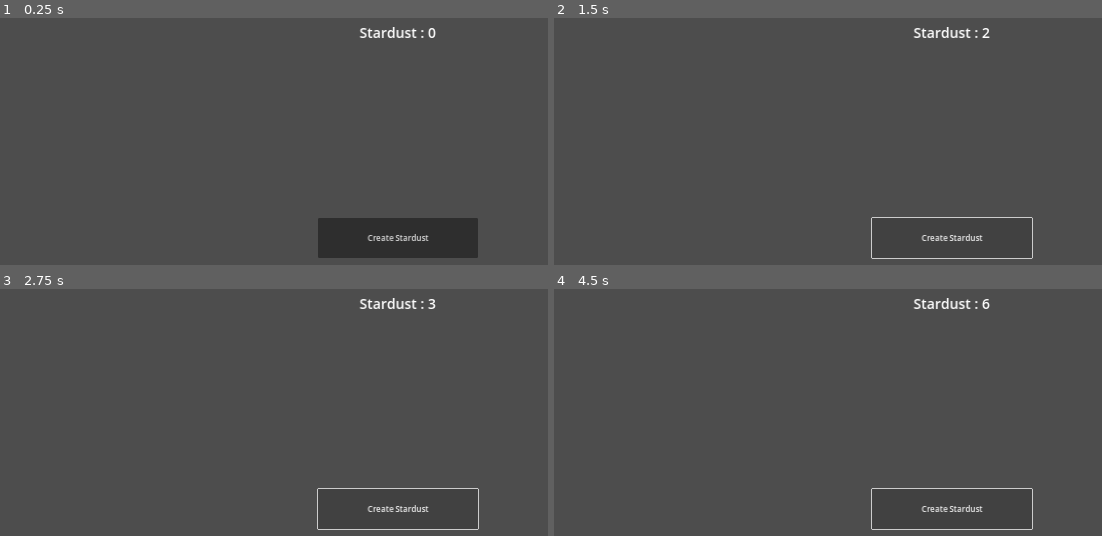
Above: before the commit, frames 1-4 (two rows, left to right).
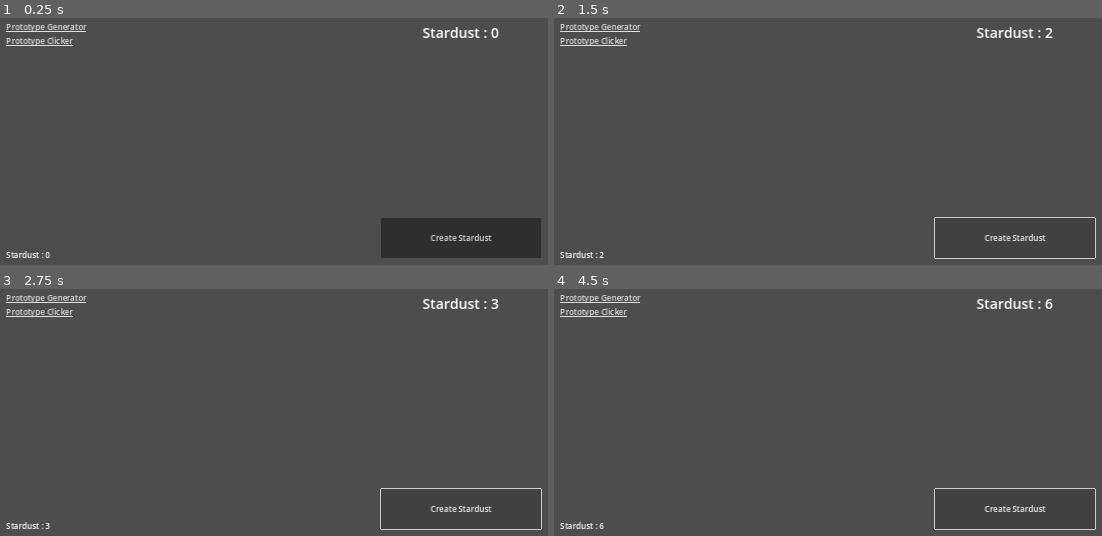
Above: after the commit, the same moments.

Repository: TheSiggs/Stardust
Game: Godot game, scene res://scenes/game/game.tscn
The game is run twice, just before and just after one commit, with the same random seed, the same clock (stepped at 60 frames per second) and the same inputs. Before the commit the project starts from res://scenes/prototypes/clicker/prototype_clicker.tscn.
Inputs:
- Up to frame 1 (0.25 s): no input
- Up to frame 2 (1.5 s): click "Create Stardust" at 0.5 s; click "Create Stardust" at 1.25 s
- Up to frame 3 (2.75 s): click "Create Stardust" at 2 s
- Up to frame 4 (4.5 s): tap Enter at 2.75, 4.25 s; tap Space at 3.5 s

The runs differ from the first frame. In frame 1, 5.2% of the frame differs, in the area x 1-99%, y 2-98%; in frame 2, 1.9%; in frame 3, 1.9%; in frame 4, 1.9%.

Commit message:
Added handlers to control the different assets on the screen allowing for easier maniputation

Diff:
--- a/project.godot
+++ b/project.godot
@@ -11,7 +11,7 @@
 [application]
 
 config/name="stardust"
-run/main_scene="res://scenes/prototypes/clicker/prototype_clicker.tscn"
+run/main_scene="res://scenes/game/game.tscn"
 config/features=PackedStringArray("4.2", "Forward Plus")
 config/icon="res://icon.svg"
 
--- /dev/null
+++ b/scenes/game/game.gd
@@ -0,0 +1,23 @@
+class_name Game
+extends Node
+## Main game node
+
+## Singleton reference
+static var ref : Game
+
+## Game data
+var data  : Data
+
+## Singleton check
+func _singleton_check():
+	if not ref:
+		ref = self
+
+		return
+	queue_free()
+
+
+## Game initialization
+func _enter_tree() -> void:
+	_singleton_check()
+	data = Data.new()
--- /dev/null
+++ b/scenes/game/game.tscn
@@ -0,0 +1,15 @@
+[gd_scene load_steps=4 format=3 uid="uid://70bdm4hwnxyp"]
+
+[ext_resource type="Script" path="res://scenes/game/game.gd" id="1_58fwo"]
+[ext_resource type="Script" path="res://scripts/handlers/handler_stardust.gd" id="2_huqmh"]
+[ext_resource type="PackedScene" uid="uid://cyxyg16mba6d2" path="res://scenes/prototypes/user_interface/user_interface.tscn" id="2_jwlu4"]
+
+[node name="Game" type="Node"]
+script = ExtResource("1_58fwo")
+
+[node name="Handlers" type="Node" parent="."]
+
+[node name="Stardust" type="Node" parent="Handlers"]
+script = ExtResource("2_huqmh")
+
+[node name="UserInterface" parent="." instance=ExtResource("2_jwlu4")]
--- a/scenes/prototypes/clicker/prototype_clicker.gd
+++ b/scenes/prototypes/clicker/prototype_clicker.gd
@@ -2,15 +2,17 @@
 extends Control
 ## A clicker prototype create stardust
 
-## Reference to label
-@export var label : Label
 
-## Stardust
-var stardust : int = 0
+## View Reference
+@export var view : UserInterface.Views
+## Reference UI
+@export var user_interface : UserInterface
+
 
 ## Initilize label
 func _ready() -> void:
-	update_label_text()
+	visible = true
+	user_interface.navigation_requested.connect(_on_navigation_request)
 
 ## Update stardust label on click
 func _on_button_pressed():
@@ -18,9 +20,13 @@
 
 ## Add stardust count
 func create_stardust() -> void:
-	stardust += 1
-	update_label_text()
+	HandlerStardust.ref.create_stardust(1)
 
-## Update Label
-func update_label_text() -> void:
-	label.text = "Stardust : %s" % stardust
+
+## Watch for nav requests
+func _on_navigation_request(requested_view : UserInterface.Views) -> void:
+	if requested_view == view:
+		visible = true
+		return
+
+	visible = false
--- a/scenes/prototypes/clicker/prototype_clicker.tscn
+++ b/scenes/prototypes/clicker/prototype_clicker.tscn
@@ -1,8 +1,9 @@
-[gd_scene load_steps=2 format=3 uid="uid://fa05dr7um1hy"]
+[gd_scene load_steps=3 format=3 uid="uid://fa05dr7um1hy"]
 
 [ext_resource type="Script" path="res://scenes/prototypes/clicker/prototype_clicker.gd" id="1_yxl8m"]
+[ext_resource type="Script" path="res://scenes/prototypes/user_interface/startdust_label.gd" id="2_hw51p"]
 
-[node name="PrototypeClicker" type="Control" node_paths=PackedStringArray("label")]
+[node name="PrototypeClicker" type="Control"]
 layout_mode = 3
 anchors_preset = 15
 anchor_right = 1.0
@@ -10,7 +11,7 @@
 grow_horizontal = 2
 grow_vertical = 2
 script = ExtResource("1_yxl8m")
-label = NodePath("Label")
+view = 1
 
 [node name="Label" type="Label" parent="."]
 custom_minimum_size = Vector2(0, 80)
@@ -23,6 +24,7 @@
 text = "Stardust  : <value>"
 horizontal_alignment = 1
 vertical_alignment = 1
+script = ExtResource("2_hw51p")
 
 [node name="Button" type="Button" parent="."]
 custom_minimum_size = Vector2(320, 80)
--- a/scenes/prototypes/generator/prototype_generator.gd
+++ b/scenes/prototypes/generator/prototype_generator.gd
@@ -2,19 +2,23 @@
 extends Control
 ## Generator prototype generating stardust every second
 
-## Reference to label
-@export var label : Label
+
 ## Refernece to timer
 @export var timer : Timer
 ## Reference to button
 @export var button : Button
+## View Reference
+@export var view : UserInterface.Views
+## Reference UI
+@export var user_interface : UserInterface
 
-## stardust
-var stardust : int
 
 ## initialize label
 func _ready() -> void:
-	update_label_text()
+	visible = false
+
+	user_interface.navigation_requested.connect(_on_navigation_request)
+
 
 ## start timer and disable button on press
 func start_generating_stardust() -> void:
@@ -23,12 +27,8 @@
 
 ## increment stardust
 func create_stardust() -> void:
-	stardust += 1
-	update_label_text()
+	HandlerStardust.ref.create_stardust(1)
 
-## Set label
-func update_label_text() -> void:
-	label.text = "Stardust : %s" % stardust
 
 ## Trigers stardust generation
 func _on_button_pressed():
@@ -37,3 +37,11 @@
 ## Triggers stardust increment
 func _on_timer_timeout():
 	create_stardust()
+
+## Watch for nav requests
+func _on_navigation_request(requested_view : UserInterface.Views) -> void:
+	if requested_view == view:
+		visible = true
+		return
+
+	visible = false
--- a/scenes/prototypes/generator/prototype_generator.tscn
+++ b/scenes/prototypes/generator/prototype_generator.tscn
@@ -1,8 +1,9 @@
-[gd_scene load_steps=2 format=3 uid="uid://b28eqclkc54u4"]
+[gd_scene load_steps=3 format=3 uid="uid://b28eqclkc54u4"]
 
 [ext_resource type="Script" path="res://scenes/prototypes/generator/prototype_generator.gd" id="1_fu1ew"]
+[ext_resource type="Script" path="res://scenes/prototypes/user_interface/startdust_label.gd" id="2_ounad"]
 
-[node name="PrototypeGenerator" type="Control" node_paths=PackedStringArray("label", "timer", "button")]
+[node name="PrototypeGenerator" type="Control" node_paths=PackedStringArray("timer", "button")]
 layout_mode = 3
 anchors_preset = 15
 anchor_right = 1.0
@@ -10,7 +11,6 @@
 grow_horizontal = 2
 grow_vertical = 2
 script = ExtResource("1_fu1ew")
-label = NodePath("Label")
 timer = NodePath("Timer")
 button = NodePath("Button")
 
@@ -25,6 +25,7 @@
 text = "Stardust  : <value>"
 horizontal_alignment = 1
 vertical_alignment = 1
+script = ExtResource("2_ounad")
 
 [node name="Button" type="Button" parent="."]
 custom_minimum_size = Vector2(320, 80)
--- /dev/null
+++ b/scenes/prototypes/user_interface/startdust_label.gd
@@ -0,0 +1,13 @@
+class_name LabelStardust
+extends Label
+## Displays the current amount of Stardust
+
+## Connect signals
+func _ready() -> void:
+	update_text()
+	HandlerStardust.ref.stardust_created.connect(update_text)
+	HandlerStardust.ref.stardust_consumed.connect(update_text)
+
+## Updates stardust text
+func update_text(_qty : int = -1) -> void:
+	text = "Stardust : %s" % HandlerStardust.ref.get_stardust()
--- /dev/null
+++ b/scenes/prototypes/user_interface/user_interface.gd
@@ -0,0 +1,21 @@
+class_name UserInterface
+extends Control
+## Main class controlling the UI
+
+## list of views
+enum Views {
+	PROTOTYPE_GENERATOR,
+	PROTOTYPE_CLICKER
+}
+
+## Emitted when something requests the nav.
+signal navigation_requested(view : Views)
+
+
+## Trigered when prototype generator is ui link is clicked
+func _on_prototype_generator_link_pressed():
+	navigation_requested.emit(Views.PROTOTYPE_GENERATOR)
+
+## Trigered when prototype clicker is ui link is clicked
+func _on_prototype_clicker_link_pressed():
+	navigation_requested.emit(Views.PROTOTYPE_CLICKER)
--- a/scenes/prototypes/user_interface/user_interface.tscn
+++ b/scenes/prototypes/user_interface/user_interface.tscn
@@ -1,6 +1,9 @@
-[gd_scene load_steps=2 format=3 uid="uid://cyxyg16mba6d2"]
+[gd_scene load_steps=5 format=3 uid="uid://cyxyg16mba6d2"]
 
 [ext_resource type="PackedScene" uid="uid://b28eqclkc54u4" path="res://scenes/prototypes/generator/prototype_generator.tscn" id="1_ig4xk"]
+[ext_resource type="Script" path="res://scenes/prototypes/user_interface/user_interface.gd" id="1_ydm26"]
+[ext_resource type="Script" path="res://scenes/prototypes/user_interface/startdust_label.gd" id="2_u5mx8"]
+[ext_resource type="PackedScene" uid="uid://fa05dr7um1hy" path="res://scenes/prototypes/clicker/prototype_clicker.tscn" id="3_jg1vl"]
 
 [node name="UserInterface" type="Control"]
 layout_mode = 3
@@ -9,6 +12,7 @@
 anchor_bottom = 1.0
 grow_horizontal = 2
 grow_vertical = 2
+script = ExtResource("1_ydm26")
 
 [node name="HBoxContainer" type="HBoxContainer" parent="."]
 layout_mode = 1
@@ -49,9 +53,13 @@
 [node name="VBoxContainer" type="VBoxContainer" parent="HBoxContainer/LeftPanel/VBoxContainer/Navigator/MarginContainer"]
 layout_mode = 2
 
-[node name="LinkButton" type="LinkButton" parent="HBoxContainer/LeftPanel/VBoxContainer/Navigator/MarginContainer/VBoxContainer"]
+[node name="PrototypeGeneratorLink" type="LinkButton" parent="HBoxContainer/LeftPanel/VBoxContainer/Navigator/MarginContainer/VBoxContainer"]
 layout_mode = 2
 text = "Prototype Generator"
+
+[node name="PrototypeClickerLink" type="LinkButton" parent="HBoxContainer/LeftPanel/VBoxContainer/Navigator/MarginContainer/VBoxContainer"]
+layout_mode = 2
+text = "Prototype Clicker"
 
 [node name="MarginContainer" type="MarginContainer" parent="HBoxContainer/LeftPanel/VBoxContainer"]
 layout_mode = 2
@@ -80,9 +88,10 @@
 [node name="VBoxContainer" type="VBoxContainer" parent="HBoxContainer/LeftPanel/VBoxContainer/Resources/MarginContainer"]
 layout_mode = 2
 
-[node name="LinkButton" type="LinkButton" parent="HBoxContainer/LeftPanel/VBoxContainer/Resources/MarginContainer/VBoxContainer"]
+[node name="LabelStardust" type="Label" parent="HBoxContainer/LeftPanel/VBoxContainer/Resources/MarginContainer/VBoxContainer"]
 layout_mode = 2
-text = "Stardust: 15"
+text = "Stardust: 0"
+script = ExtResource("2_u5mx8")
 
 [node name="MarginContainer" type="MarginContainer" parent="HBoxContainer"]
 layout_mode = 2
@@ -96,5 +105,13 @@
 layout_mode = 2
 size_flags_horizontal = 3
 
-[node name="PrototypeGenerator" parent="HBoxContainer/MainMenu" instance=ExtResource("1_ig4xk")]
+[node name="PrototypeClicker" parent="HBoxContainer/MainMenu" node_paths=PackedStringArray("user_interface") instance=ExtResource("3_jg1vl")]
 layout_mode = 1
+user_interface = NodePath("../../..")
+
+[node name="PrototypeGenerator" parent="HBoxContainer/MainMenu" node_paths=PackedStringArray("user_interface") instance=ExtResource("1_ig4xk")]
+layout_mode = 1
+user_interface = NodePath("../../..")
+
+[connection signal="pressed" from="HBoxContainer/LeftPanel/VBoxContainer/Navigator/MarginContainer/VBoxContainer/PrototypeGeneratorLink" to="." method="_on_prototype_generator_link_pressed"]
+[connection signal="pressed" from="HBoxContainer/LeftPanel/VBoxContainer/Navigator/MarginContainer/VBoxContainer/PrototypeClickerLink" to="." method="_on_prototype_clicker_link_pressed"]
--- /dev/null
+++ b/scripts/data/data.gd
@@ -0,0 +1,6 @@
+class_name Data
+extends Resource
+## Contains data to save and load
+
+## Current stardust
+@export var stardust : int = 0
--- /dev/null
+++ b/scripts/handlers/handler_stardust.gd
@@ -0,0 +1,38 @@
+class_name HandlerStardust
+extends Node
+## Manages Stardust resources
+
+## Singleton reference
+static var ref : HandlerStardust
+
+## Singleton check
+func _enter_tree() -> void:
+	if not ref:
+		ref = self
+
+		return
+	queue_free()
+
+## Created
+signal stardust_created(qty : int)
+## Consumed
+signal stardust_consumed(qty : int)
+
+
+## Gets stardust amount
+func get_stardust() -> int:
+	return Game.ref.data.stardust
+
+## Add stardust
+func create_stardust(qty : int) -> void:
+	Game.ref.data.stardust += qty
+	stardust_created.emit(qty)
+
+## Remove stardust
+func consume_stardust(qty : int) -> Error:
+	if qty > Game.ref.data.stardust:
+		return Error.FAILED
+
+	Game.ref.data.stardust -= qty
+	stardust_consumed.emit(qty)
+	return Error.OK
